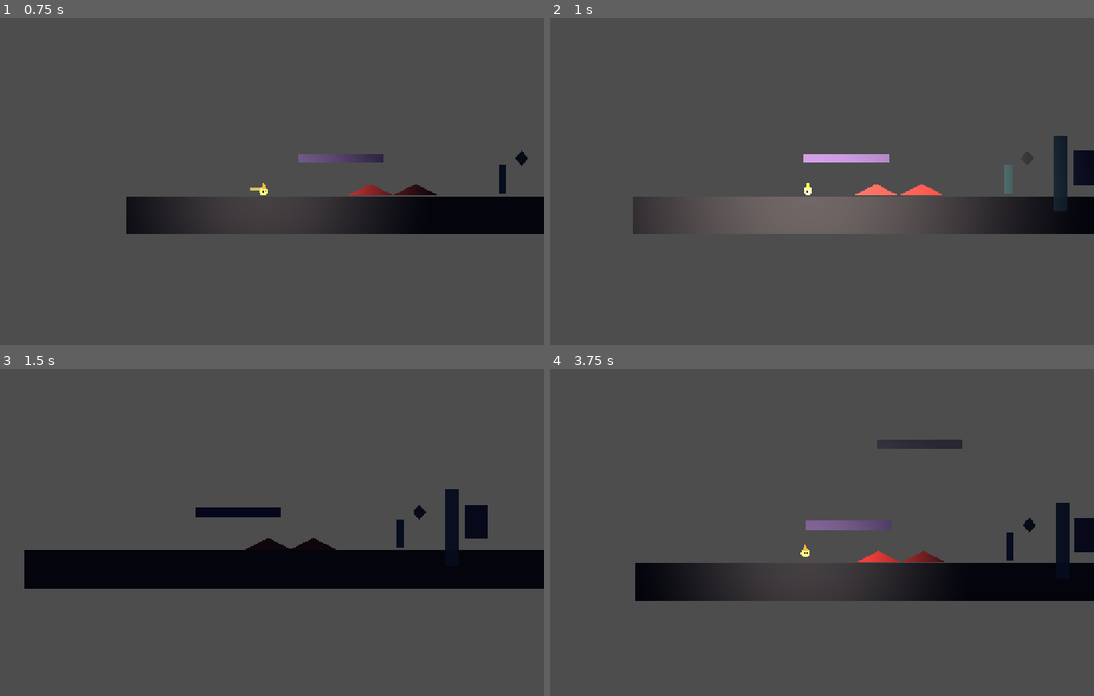
Above: before the commit, frames 1-4 (two rows, left to right).
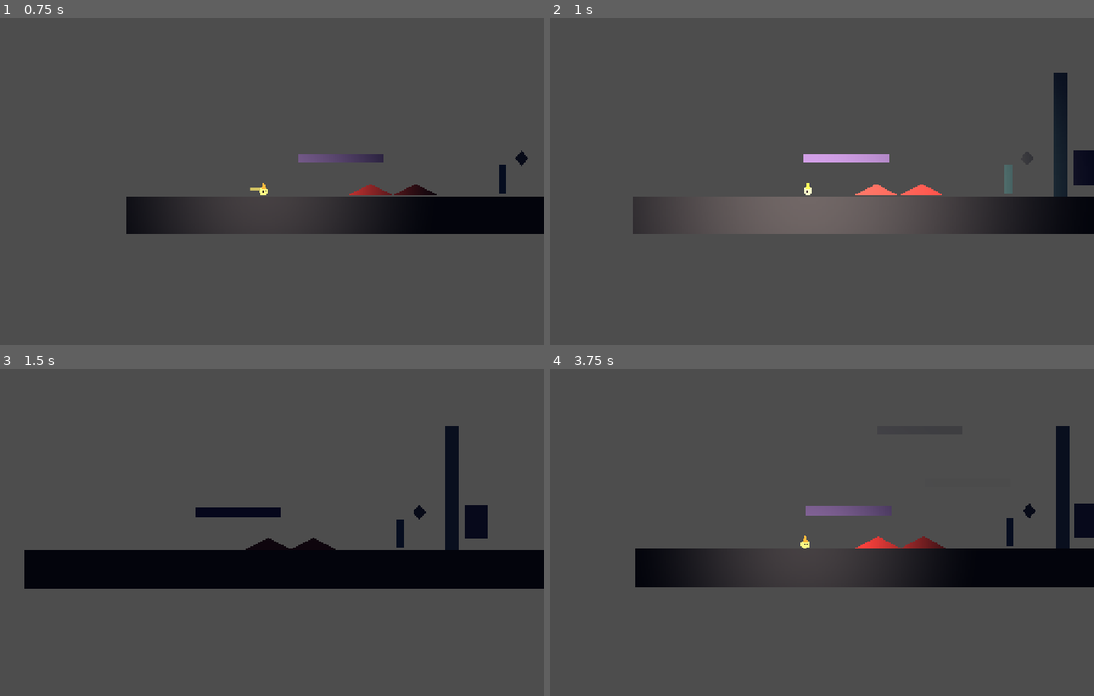
Above: after the commit, the same moments.

Repository: abinraj-vonnue/lumen-the-last-wick
Game: Godot game, scene res://scenes/levels/test_level.tscn
Two runs of this game, one before a commit and one after it. Both use one fixed random seed, a clock stepped at 60 frames per second and the inputs below.
Inputs:
- Up to frame 1 (0.75 s): tap Enter at 0.5 s; hold D (move_right) from 0.53 s (still down); tap Shift (dash) at 0.6 s
- Up to frame 2 (1 s): keep holding D (move_right); tap Space (jump) at 0.77 s; tap E (flare) at 0.8 s
- Up to frame 3 (1.5 s): keep holding D (move_right); tap Space (jump) at 1.07 s; tap E (flare) at 1.35 s
- Up to frame 4 (3.75 s): tap Space (jump) at 1.52, 1.55, 1.82, 2.1, 3.02, 3.32 s; release D (move_right) at 2.03 s; hold A (move_left) 2.03-2.78 s; tap Shift (dash) at 2.3, 2.85 s; hold D (move_right) from 2.78 s (still down); tap E (flare) at 3.05, 3.6 s

Frame 1 is identical in both runs. In frame 2, 0.5% of the frame differs, in the area x 92-96%, y 16-60%; in frame 3, 0.5%; in frame 4, 8.4%, in the area x 15-100%, y 17-71%.

Commit message:
fix: address ability puzzle review feedback

Diff:
--- a/scenes/levels/test_level.tscn
+++ b/scenes/levels/test_level.tscn
@@ -63,7 +63,7 @@
 activation_distance = 420.0
 
 [node name="FlareGate" parent="World" instance=ExtResource("8_flare_gate")]
-position = Vector2(900, 532)
+position = Vector2(900, 450)
 
 [node name="LevelExit" parent="World" unique_id=2050264204 instance=ExtResource("3_fr1um")]
 position = Vector2(950, 520)
--- a/scenes/objects/flare_gate.tscn
+++ b/scenes/objects/flare_gate.tscn
@@ -3,7 +3,7 @@
 [ext_resource type="Script" path="res://scripts/flare_gate.gd" id="1"]
 
 [sub_resource type="RectangleShape2D" id="GateShape"]
-size = Vector2(28, 160)
+size = Vector2(28, 260)
 
 [node name="FlareGate" type="StaticBody2D"]
 script = ExtResource("1")
@@ -13,4 +13,4 @@
 
 [node name="Visual" type="Polygon2D" parent="."]
 color = Color(0.33, 0.58, 0.72, 0.95)
-polygon = PackedVector2Array(-14, -80, 14, -80, 14, 80, -14, 80)
+polygon = PackedVector2Array(-14, -130, 14, -130, 14, 130, -14, 130)
--- a/scripts/flare_switch.gd
+++ b/scripts/flare_switch.gd
@@ -1,6 +1,8 @@
 extends Node2D
 
 signal activated
+
+## This is a one-shot puzzle trigger: once a flare reaches it, it stays activated.
 
 @export var activation_distance: float = 360.0
 @export var requires_line_of_sight: bool = true
--- a/scripts/player.gd
+++ b/scripts/player.gd
@@ -136,8 +136,9 @@
 	_add_key_action("move_left", [KEY_A, KEY_LEFT])
 	_add_key_action("move_right", [KEY_D, KEY_RIGHT])
 	_add_key_action("jump", [KEY_SPACE, KEY_W, KEY_UP])
-	_add_key_action("move_up", [KEY_W, KEY_UP])
-	_add_key_action("move_down", [KEY_S, KEY_DOWN])
+	# W and Up remain jump-only; I/K aim vertical dashes without changing jump behavior.
+	_add_key_action("move_up", [KEY_I])
+	_add_key_action("move_down", [KEY_K])
 	_add_key_action("dash", [KEY_SHIFT, KEY_X])
 	_add_key_action("flare", [KEY_E, KEY_F])
 	_add_key_action("restart", [KEY_R])
@@ -175,10 +176,14 @@
 	_dash_timer -= delta
 	velocity = _dash_direction * dash_speed
 	move_and_slide()
-	var hit_wall := is_on_wall() or is_on_ceiling()
-	var hit_floor := _dash_direction.y > 0.2 and is_on_floor()
-	if hit_wall or hit_floor or _dash_timer <= 0.0:
-		_end_dash(hit_wall or hit_floor)
+	var blocked_in_dash_direction := false
+	for collision_index in get_slide_collision_count():
+		var collision := get_slide_collision(collision_index)
+		if _dash_direction.dot(collision.get_normal()) < -0.01:
+			blocked_in_dash_direction = true
+			break
+	if blocked_in_dash_direction or _dash_timer <= 0.0:
+		_end_dash(blocked_in_dash_direction)
 
 
 func _end_dash(collided: bool) -> void:
--- /dev/null
+++ b/tests/ability_smoke.gd
@@ -0,0 +1,266 @@
+extends SceneTree
+
+const LEVEL_PATH := "res://scenes/levels/test_level.tscn"
+
+
+func _initialize() -> void:
+	call_deferred("run_checks")
+
+
+func run_checks() -> void:
+	var level: Node = load(LEVEL_PATH).instantiate() as Node
+	root.add_child(level)
+	await create_timer(0.1).timeout
+	var player: CharacterBody2D = level.get_node("World/Wick") as CharacterBody2D
+	var platform: StaticBody2D = level.get_node("World/FlarePlatform") as StaticBody2D
+	var light: PointLight2D = player.get_node("WickLight") as PointLight2D
+
+	if not InputMap.has_action("dash") or not InputMap.has_action("flare"):
+		_fail("dash and flare inputs must be configured")
+		return
+
+	# Base activation and deactivation have distinct limits (300 and 330 px).
+	player.set_physics_process(false)
+	await _place_player(player, Vector2(215, 340))
+	if not platform._is_active:
+		_fail("platform should activate inside its 300 px base radius")
+		return
+	await _place_player(player, Vector2(195, 340))
+	if not platform._is_active:
+		_fail("active platform should remain solid inside its 330 px deactivation radius")
+		return
+	await _place_player(player, Vector2(165, 340))
+	if platform._is_active:
+		_fail("platform should deactivate outside its 330 px base radius")
+		return
+
+	# Flare raises those limits to 480 and 510 px and then restores them.
+	await _place_player(player, Vector2(130, 340))
+	player.set_physics_process(true)
+	Input.action_press("flare")
+	await create_timer(0.04).timeout
+	Input.action_release("flare")
+	await create_timer(0.06).timeout
+	if not player.is_flare_active() or not platform._is_active or light.texture_scale <= 3.0:
+		_fail("flare should brighten the lantern and extend platform activation range")
+		return
+	player.set_physics_process(false)
+	await _place_player(player, Vector2(20, 340))
+	if not platform._is_active:
+		_fail("flared platform should remain active inside its 510 px deactivation radius")
+		return
+	await _place_player(player, Vector2(-10, 340))
+	if platform._is_active:
+		_fail("flared platform should deactivate outside its 510 px deactivation radius")
+		return
+	await _place_player(player, Vector2(25, 340))
+	if platform._is_active:
+		_fail("inactive platform should stay off outside its 480 px activation radius")
+		return
+	await _place_player(player, Vector2(35, 340))
+	if not platform._is_active:
+		_fail("flare should activate a platform inside its 480 px activation radius")
+		return
+	player.set_physics_process(true)
+	await create_timer(player.flare_duration + 0.1).timeout
+	if player.is_flare_active() or platform._is_active:
+		_fail("flare range and visuals should end with the flare duration")
+		return
+	Input.action_press("flare")
+	await create_timer(0.04).timeout
+	Input.action_release("flare")
+	await create_timer(0.04).timeout
+	if player.is_flare_active():
+		_fail("flare cooldown should prevent immediate reactivation")
+		return
+
+	# Horizontal dash stops at a wall and leaves ordinary movement available.
+	var world: Node = level.get_node("World")
+	var wall := _make_block(Vector2(280, 535), Vector2(24, 100))
+	world.add_child(wall)
+	await _place_player(player, Vector2(200, 565))
+	Input.action_press("move_right")
+	Input.action_press("dash")
+	await create_timer(0.04).timeout
+	Input.action_release("move_right")
+	Input.action_release("dash")
+	if not player.is_dashing() or player._dash_direction.x < 0.9:
+		_fail("horizontal dash should follow the held direction")
+		return
+	await create_timer(0.15).timeout
+	if player.is_dashing() or player.global_position.x > 270.0:
+		_fail("horizontal dash should stop at the wall")
+		return
+	wall.queue_free()
+	await create_timer(0.5).timeout
+	var before_move := player.global_position.x
+	Input.action_press("move_right")
+	await create_timer(0.1).timeout
+	Input.action_release("move_right")
+	if player.global_position.x <= before_move:
+		_fail("normal movement should recover after a blocked dash")
+		return
+
+	# A ceiling contact must not cancel a horizontal dash moving along it.
+	var ceiling := _make_block(Vector2(300, 540), Vector2(200, 20))
+	world.add_child(ceiling)
+	await _place_player(player, Vector2(300, 565))
+	await create_timer(0.5).timeout
+	Input.action_press("move_right")
+	Input.action_press("dash")
+	await create_timer(0.08).timeout
+	Input.action_release("move_right")
+	Input.action_release("dash")
+	if not player.is_dashing():
+		_fail("horizontal dash should continue when touching a ceiling tangentially")
+		return
+	await create_timer(player.dash_duration + 0.06).timeout
+	if player.is_dashing():
+		_fail("horizontal dash should end cleanly when its timer expires")
+		return
+	ceiling.queue_free()
+
+	# Upward, downward and diagonal dashes must stop when moving into a surface.
+	await create_timer(0.5).timeout
+	var overhead := _make_block(Vector2(300, 430), Vector2(200, 20))
+	world.add_child(overhead)
+	await _place_player(player, Vector2(300, 500))
+	Input.action_press("move_up")
+	Input.action_press("dash")
+	await create_timer(0.14).timeout
+	Input.action_release("move_up")
+	Input.action_release("dash")
+	if player.is_dashing():
+		_fail("upward dash should stop at the ceiling")
+		return
+	overhead.queue_free()
+
+	await create_timer(0.5).timeout
+	await _place_player(player, Vector2(200, 470))
+	Input.action_press("move_down")
+	Input.action_press("dash")
+	await create_timer(0.17).timeout
+	Input.action_release("move_down")
+	Input.action_release("dash")
+	if player.is_dashing():
+		_fail("downward dash should stop at the floor")
+		return
+
+	await create_timer(0.5).timeout
+	var diagonal_wall := _make_block(Vector2(350, 500), Vector2(20, 120))
+	world.add_child(diagonal_wall)
+	await _place_player(player, Vector2(300, 500))
+	Input.action_press("move_right")
+	Input.action_press("move_up")
+	Input.action_press("dash")
+	await create_timer(0.14).timeout
+	Input.action_release("move_right")
+	Input.action_release("move_up")
+	Input.action_release("dash")
+	if player.is_dashing() or player.global_position.x > 340.0:
+		_fail("diagonal dash should stop when it hits a wall")
+		return
+	diagonal_wall.queue_free()
+
+	# Dash cooldown, vertical aim, and death/respawn reset.
+	await create_timer(0.5).timeout
+	await _place_player(player, Vector2(200, 400))
+	Input.action_press("move_up")
+	Input.action_press("dash")
+	await create_timer(0.04).timeout
+	Input.action_release("move_up")
+	Input.action_release("dash")
+	if not player.is_dashing() or player.velocity.y >= 0.0:
+		_fail("I should aim an upward dash without using the jump key")
+		return
+	if player.can_dash():
+		_fail("dash cooldown should prevent an immediate second dash")
+		return
+	await create_timer(player.dash_duration + 0.08).timeout
+	if player.is_dashing():
+		_fail("dash should end after its configured duration")
+		return
+	player.request_death()
+	await create_timer(0.5).timeout
+	if player.is_dying() or not player.can_dash() or player.is_flare_active():
+		_fail("death and respawn should reset temporary ability states")
+		return
+
+	# The closed gate cannot be jumped/dashed over; its one-shot switch needs a clear flare.
+	var gate: StaticBody2D = level.get_node("World/FlareGate") as StaticBody2D
+	var flare_switch: Node = level.get_node("World/FlareSwitch")
+	var activations := [0]
+	flare_switch.activated.connect(func() -> void: activations[0] += 1)
+	await _place_player(player, Vector2(840, 565))
+	Input.action_press("jump")
+	await create_timer(0.16).timeout
+	Input.action_release("jump")
+	Input.action_press("move_right")
+	Input.action_press("move_up")
+	Input.action_press("dash")
+	await create_timer(0.2).timeout
+	Input.action_release("move_right")
+	Input.action_release("move_up")
+	Input.action_release("dash")
+	if player.global_position.x >= 885.0 or gate._opened:
+		_fail("closed gate should block a jump and diagonal dash toward the exit")
+		return
+
+	player.request_death()
+	await create_timer(0.5).timeout
+	await _place_player(player, Vector2(790, 545))
+	await create_timer(0.08).timeout
+	var blocker := _make_block(Vector2(810, 520), Vector2(16, 40))
+	world.add_child(blocker)
+	await create_timer(0.02).timeout
+	Input.action_press("flare")
+	await create_timer(0.04).timeout
+	Input.action_release("flare")
+	await create_timer(0.08).timeout
+	if gate._opened or activations[0] != 0:
+		_fail("obstruction should keep the one-shot flare switch inactive")
+		return
+	await create_timer(player._flare_cooldown_timer + 0.05).timeout
+	blocker.queue_free()
+	await create_timer(0.02).timeout
+	Input.action_press("flare")
+	await create_timer(0.04).timeout
+	Input.action_release("flare")
+	await create_timer(0.08).timeout
+	if not gate._opened or activations[0] != 1:
+		_fail("clear flare should permanently activate the switch and open the gate once")
+		return
+	await create_timer(player.flare_duration + 0.1).timeout
+	await create_timer(player._flare_cooldown_timer + 0.05).timeout
+	Input.action_press("flare")
+	await create_timer(0.04).timeout
+	Input.action_release("flare")
+	await create_timer(0.08).timeout
+	if not gate._opened or activations[0] != 1:
+		_fail("one-shot switch should remain activated and emit only once")
+		return
+
+	print("PASS: dash direction, surface collisions, recovery, cooldown, and respawn; flare hysteresis, cooldown, switch LOS/latch, gate blocking and opening")
+	quit()
+
+
+func _place_player(player: CharacterBody2D, position: Vector2) -> void:
+	player.global_position = position
+	player.velocity = Vector2.ZERO
+	await create_timer(0.06).timeout
+
+
+func _make_block(position: Vector2, size: Vector2) -> StaticBody2D:
+	var block := StaticBody2D.new()
+	block.position = position
+	var shape := CollisionShape2D.new()
+	var rectangle := RectangleShape2D.new()
+	rectangle.size = size
+	shape.shape = rectangle
+	block.add_child(shape)
+	return block
+
+
+func _fail(message: String) -> void:
+	push_error(message)
+	quit(1)
Not shown, added: docs/player-abilities.md
